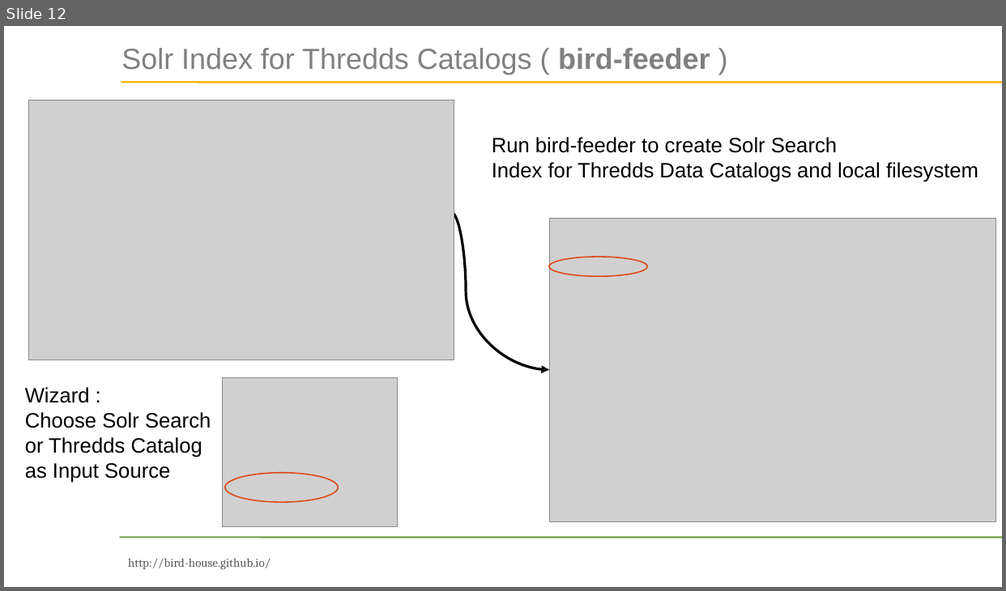
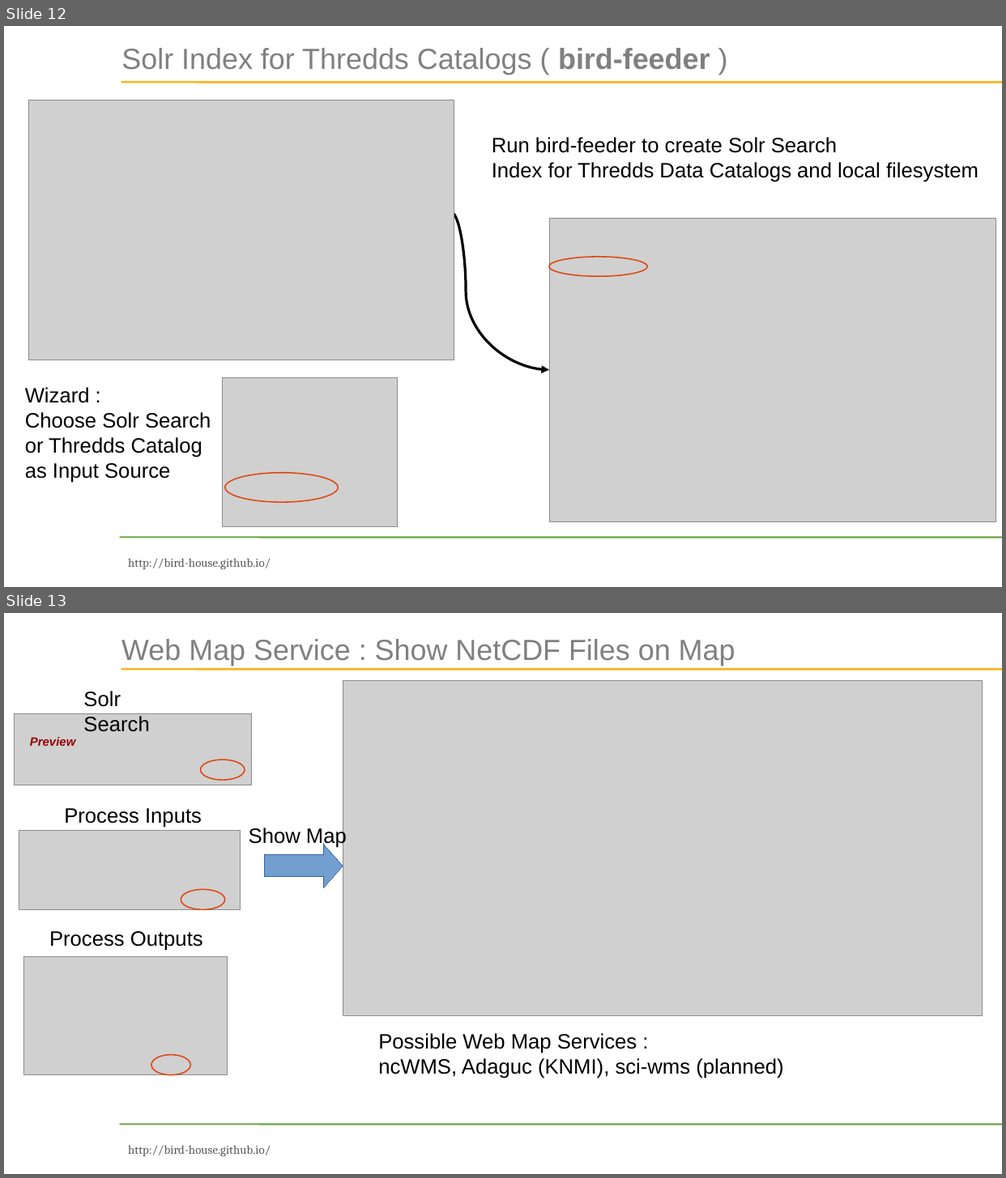
Before and after one commit to bird-house/birdhouse-docs, a slide deck: slides/birdhouse-esgf-f2f-2016/birdhouse-esgf-f2f-2016.odp. Shown one above the other, each under a label of ours: slide 12 before the commit, slides 12 and 13 after it. The pictures are 1006x591 and 1006x1178 pixels, drawn with LibreOffice and Linux fonts; fonts in the diff are those of the drawing; grey boxes stand for pictures; background and template pictures are left out. Boxes give left, top, right and bottom in pixels: in the first picture for what was removed or moved away, otherwise in the second. Text is boxed around its words. In the diff, an @@ line names an element or a change of style, - is before the commit and + after.

Commit message:
update wms slide

```diff
--- a/slides/birdhouse-esgf-f2f-2016/birdhouse-esgf-f2f-2016.odp
+++ b/slides/birdhouse-esgf-f2f-2016/birdhouse-esgf-f2f-2016.odp
@@ slide 13 added at [4,613,1002,1174], background #FFFFFF; not listed: 3 template elements that a slide beside it also shows @@
@@ title added at [121,639,735,666], 33.6 pt, text #808080 @@
+Web Map Service : Show NetCDF Files on Map
@@ picture added at [343,680,982,1016] @@
@@ text added at [83,691,149,732], 24 pt, text #000000 @@
+Solr Search
@@ picture added at [14,714,251,785] @@
@@ text added at [30,737,76,746], 14 pt, text #990000, bold, italic @@
+Preview
@@ ellipse added at [201,760,245,780], outline #DD4814 1.45 pt @@
@@ picture added at [19,831,240,910] @@
@@ text added at [64,808,202,828], 24 pt, text #000000 @@
+Process Inputs
@@ text added at [249,826,347,848], 24 pt, text #000000 @@
+Show Map
@@ right arrow added at [264,844,343,888], fill #729FCF, outline #3465A4 0 pt @@
@@ ellipse added at [181,889,225,909], outline #DD4814 1.45 pt @@
@@ text added at [49,931,203,951], 24 pt, text #000000 @@
+Process Outputs
@@ picture added at [23,956,228,1076] @@
@@ text added at [378,1033,783,1079], 24 pt, text #000000 @@
+Possible Web Map Services :
+ncWMS, Adaguc (KNMI), sci-wms (planned)
@@ ellipse added at [151,1055,190,1076], outline #DD4814 1.45 pt @@
```
Also in this commit, not shown: 1 slide removed.
